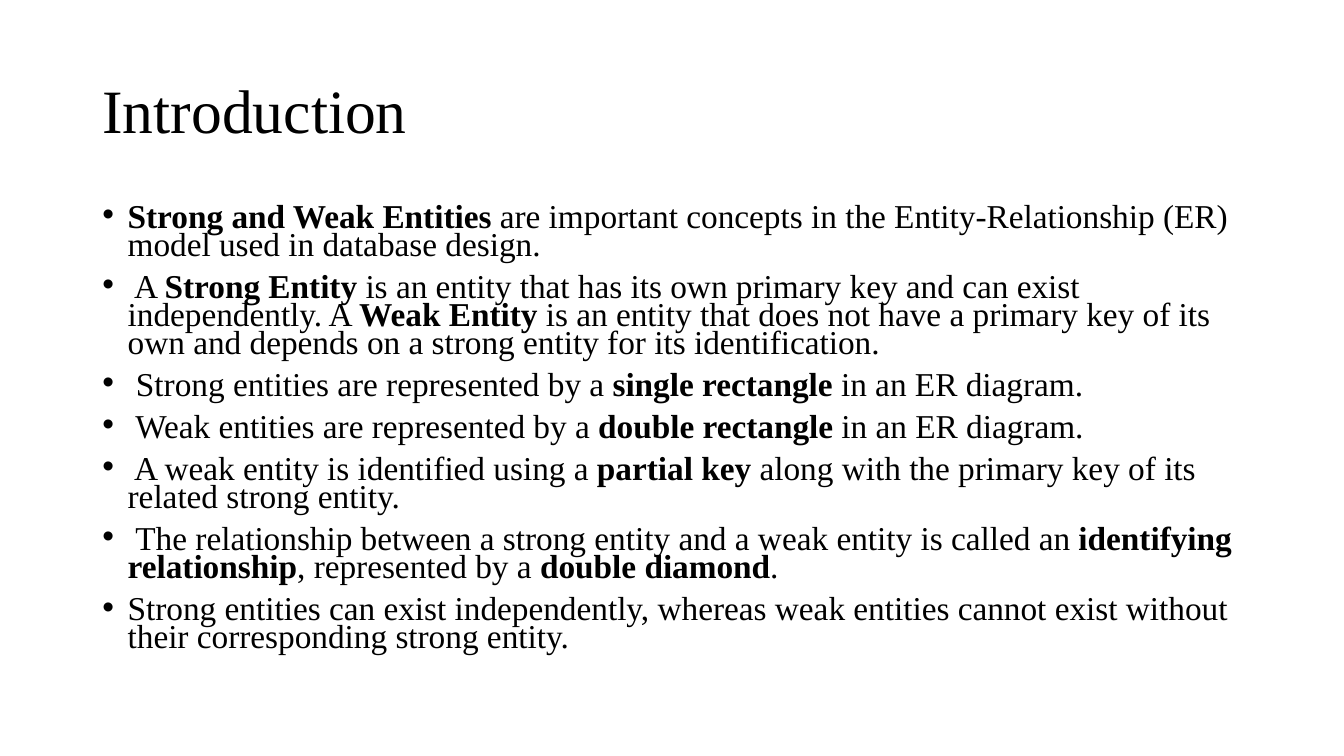
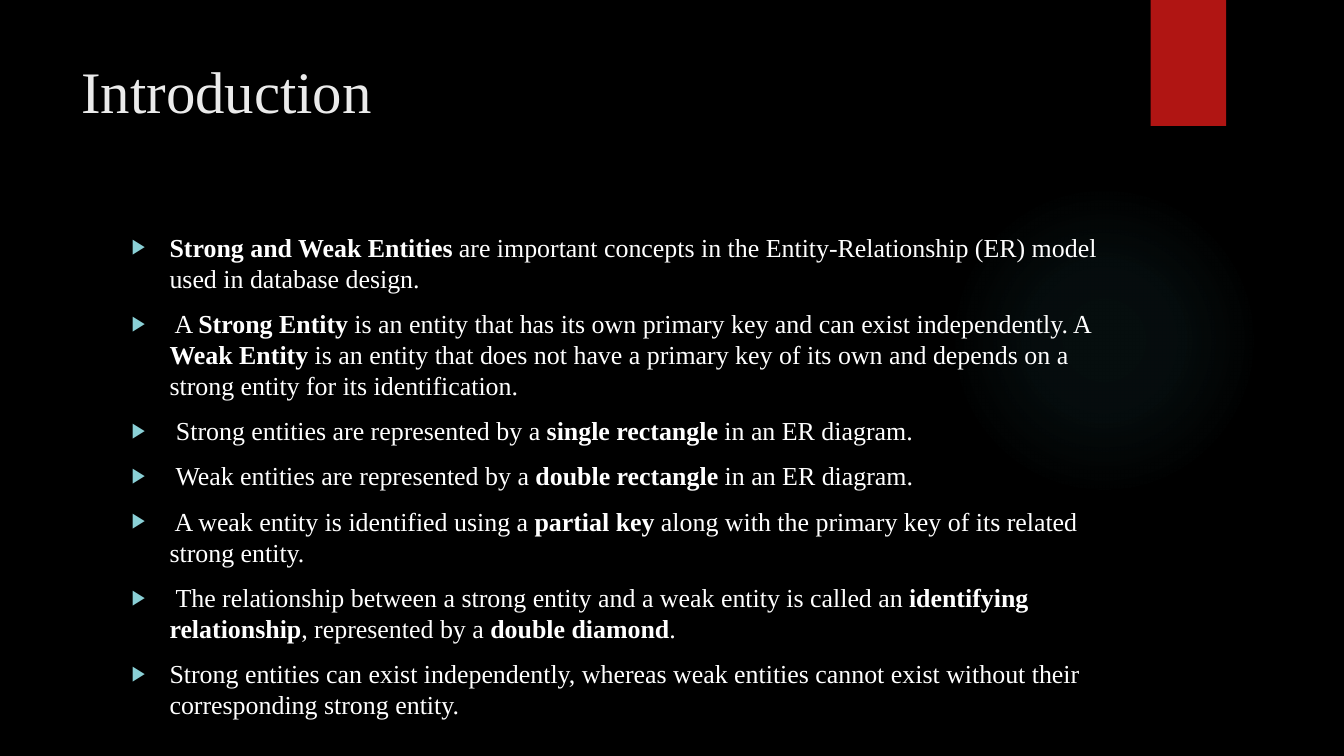
Before and after one commit to priyasiddapu-create/csa-0504-dbms, a slide deck: slide 18 of dbms ppt.pptx. Drawn at 1344x756 pixels with LibreOffice and Linux fonts; fonts in the diff are those of the drawing; background and template pictures are left out. Boxes give left, top, right and bottom in pixels: in the first picture for what was removed or moved away, otherwise in the second. Text is boxed around its words. In the diff, an @@ line names an element or a change of style, - is before the commit and + after.

```diff
--- a/dbms ppt.pptx
+++ b/dbms ppt.pptx
@@ background #FFFFFF to picture (left out) @@
@@ rectangle added at (x1=1150, y1=0, x2=1226, y2=126), fill #B01513 @@
@@ title "Introduction" moved from (x1=102, y1=90, x2=406, y2=134) to (x1=81, y1=72, x2=371, y2=114) @@
@@ title "Introduction" at (x1=81, y1=72, x2=371, y2=114): size 44 to 42 pt, text colour #000000 to #EBEBEB; line spacing 0.9 to 1; vertical alignment middle to top @@
@@ ellipse added at (x1=949, y1=185, x2=1259, y2=495), fill gradient #50B9C1 @@
@@ text "Strong and Weak Entities are ..." moved from (x1=128, y1=205, x2=1231, y2=655) to (x1=170, y1=239, x2=1097, y2=689) @@
@@ text "Strong and Weak Entities are ..." at (x1=170, y1=239, x2=1097, y2=689): size 23.8 to 18.5 pt, text colour #000000 to #FFFFFF; bullet • to ▶; line spacing 0.7 to 1 @@
```
Also in this commit, not shown: 19 other slides changed, 1 slide added.
